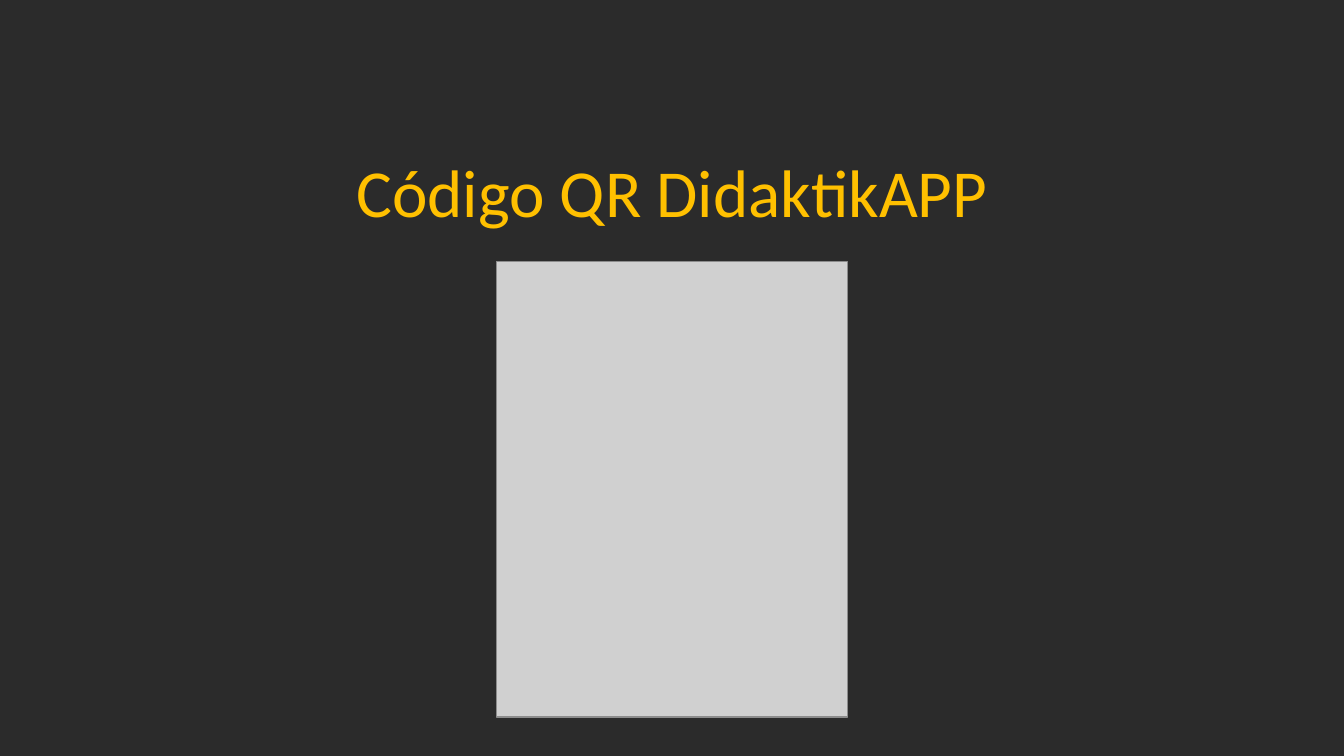
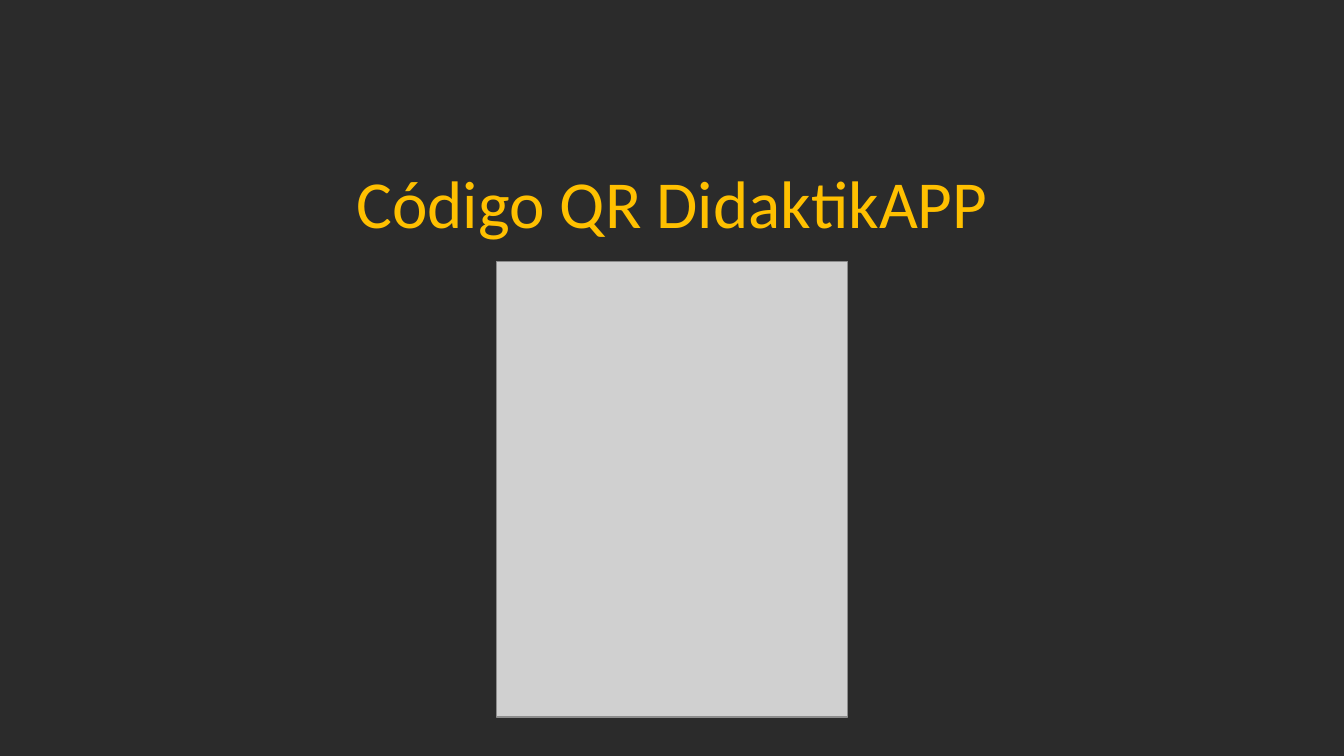
Before and after one commit to Jandycon/PROYECTOAPP, a slide deck: slide 14 of DidaktikApp.pptx. Drawn at 1344x756 pixels with LibreOffice and Linux fonts; fonts in the diff are those of the drawing; grey boxes stand for pictures; background and template pictures are left out; a plain dark background stands for a picture behind light text. Boxes give left, top, right and bottom in pixels: in the first picture for what was removed or moved away, otherwise in the second. Text is boxed around its words. In the diff, an @@ line names an element or a change of style, - is before the commit and + after.

```diff
--- a/DidaktikApp.pptx
+++ b/DidaktikApp.pptx
@@ text "Código QR DidaktikAPP": place and size @@
-text "Código QR DidaktikAPP" at [356, 170, 988, 229]
+text "Código QR DidaktikAPP" at [356, 181, 988, 240]
```
Also in this commit, not shown: 15 other slides changed.
